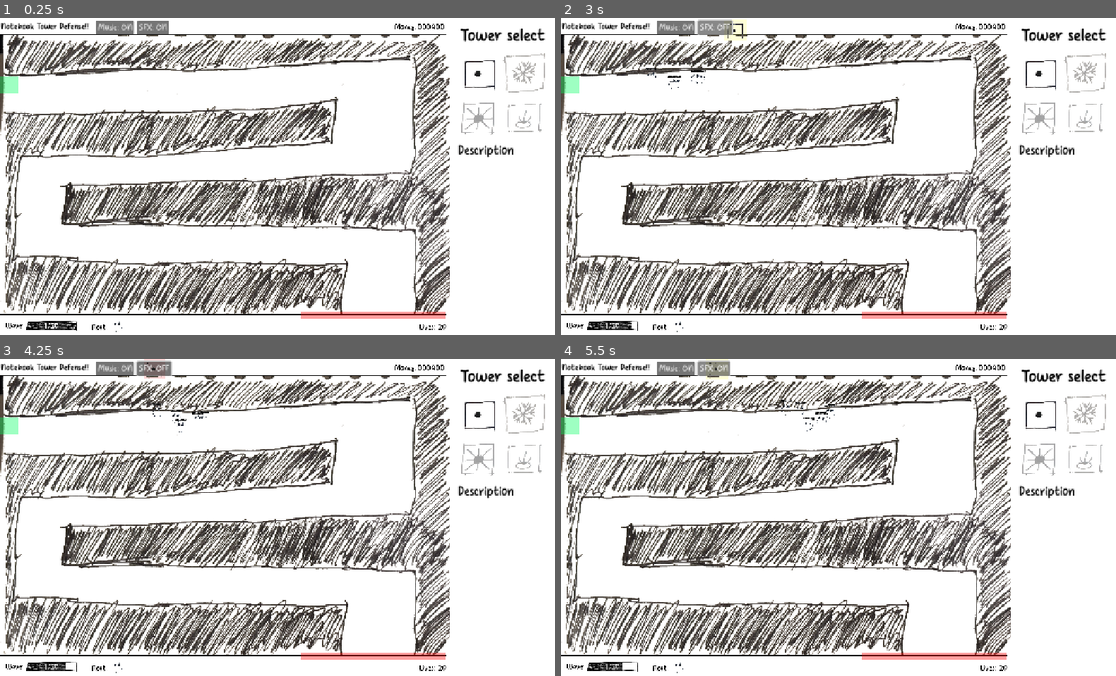
Above: before the commit, frames 1-4 (two rows, left to right).
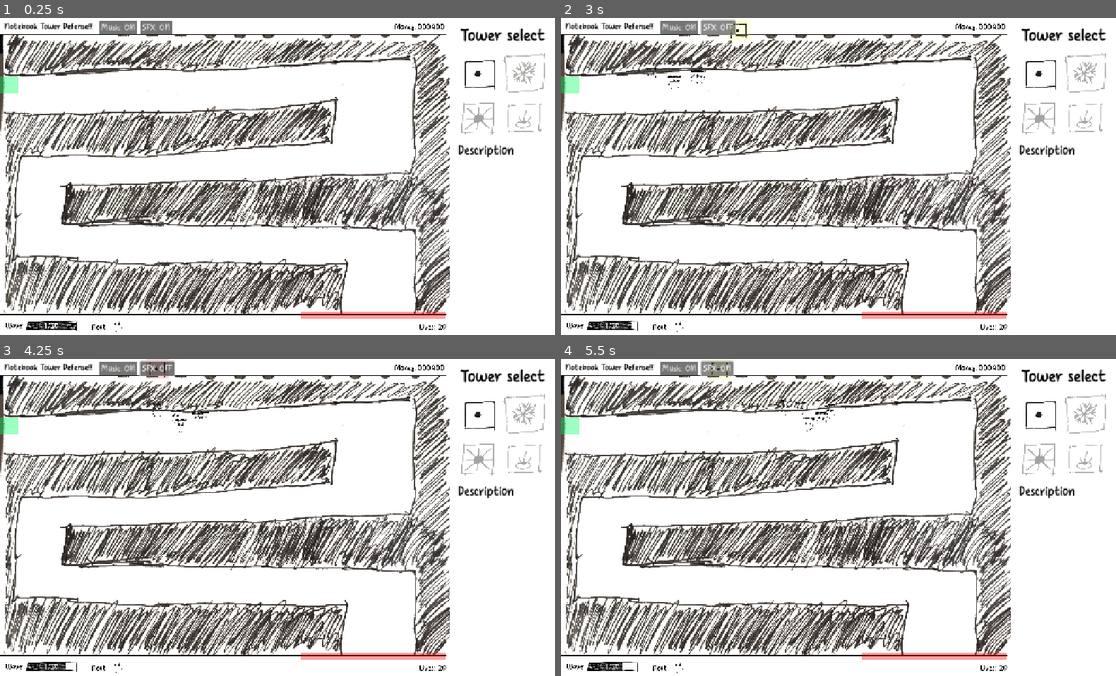
Above: after the commit, the same moments.

Repository: OzuYatamutsu/notebook-tower-defense
Game: Godot game, scene res://levels/level_cools.tscn
Two runs of this game, one before a commit and one after it. Both use one fixed random seed, a clock stepped at 60 frames per second and the inputs below. This scene is started directly instead of the project's main scene.
Inputs (mouse positions are in pixels of both pictures, inside the frame that each line leads up to):
- Up to frame 1 (0.25 s): no input
- Up to frame 2 (3 s): click "SFX: ON" at 0.5 s; click "SFX: OFF" at 1.25 s; click (1038, 71) at 2 s; click "SFX: ON" at 2.75 s
- Up to frame 3 (4.25 s): click "SFX: OFF" at 3.5 s
- Up to frame 4 (5.5 s): click (1038, 412) at 4.25 s; click "SFX: OFF" at 5 s

The runs differ from the first frame. In frame 1, 0.5% of the frame differs, in the area x 0-32%, y 0-6%; in frame 2, 0.6%, in the area x 0-35%, y 0-8%; in frame 3, 0.5%; in frame 4, 0.5%.

Commit message:
Move NTB label to the right a bit

Diff:
--- a/components/ui.tscn
+++ b/components/ui.tscn
@@ -32,7 +32,8 @@
 
 [node name="NTBLabel" type="RichTextLabel" parent="TopBar"]
 layout_mode = 0
-offset_right = 201.0
+offset_left = 8.0
+offset_right = 209.0
 offset_bottom = 37.0
 theme = ExtResource("1_24715")
 text = "Notebook Tower Defense!!"
@@ -43,10 +44,10 @@
 [node name="MusicToggleButton" type="Button" parent="TopBar"]
 z_index = 1
 layout_mode = 0
-offset_left = 217.413
+offset_left = 224.0
 offset_top = 4.57947
-offset_right = 287.413
-offset_bottom = 31.5795
+offset_right = 310.0
+offset_bottom = 34.5795
 mouse_default_cursor_shape = 2
 theme = ExtResource("1_24715")
 text = "Music: ON"
@@ -54,9 +55,9 @@
 [node name="SfxToggleButton" type="Button" parent="TopBar"]
 z_index = 1
 layout_mode = 0
-offset_left = 310.303
+offset_left = 316.89
 offset_top = 4.57947
-offset_right = 382.303
+offset_right = 388.89
 offset_bottom = 34.5795
 mouse_default_cursor_shape = 2
 theme = ExtResource("1_24715")
